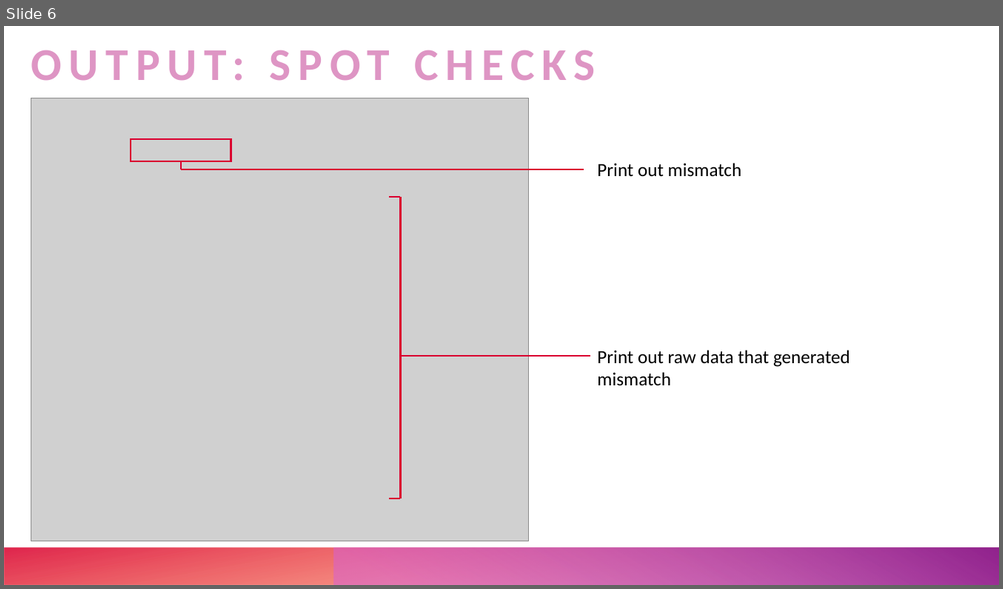
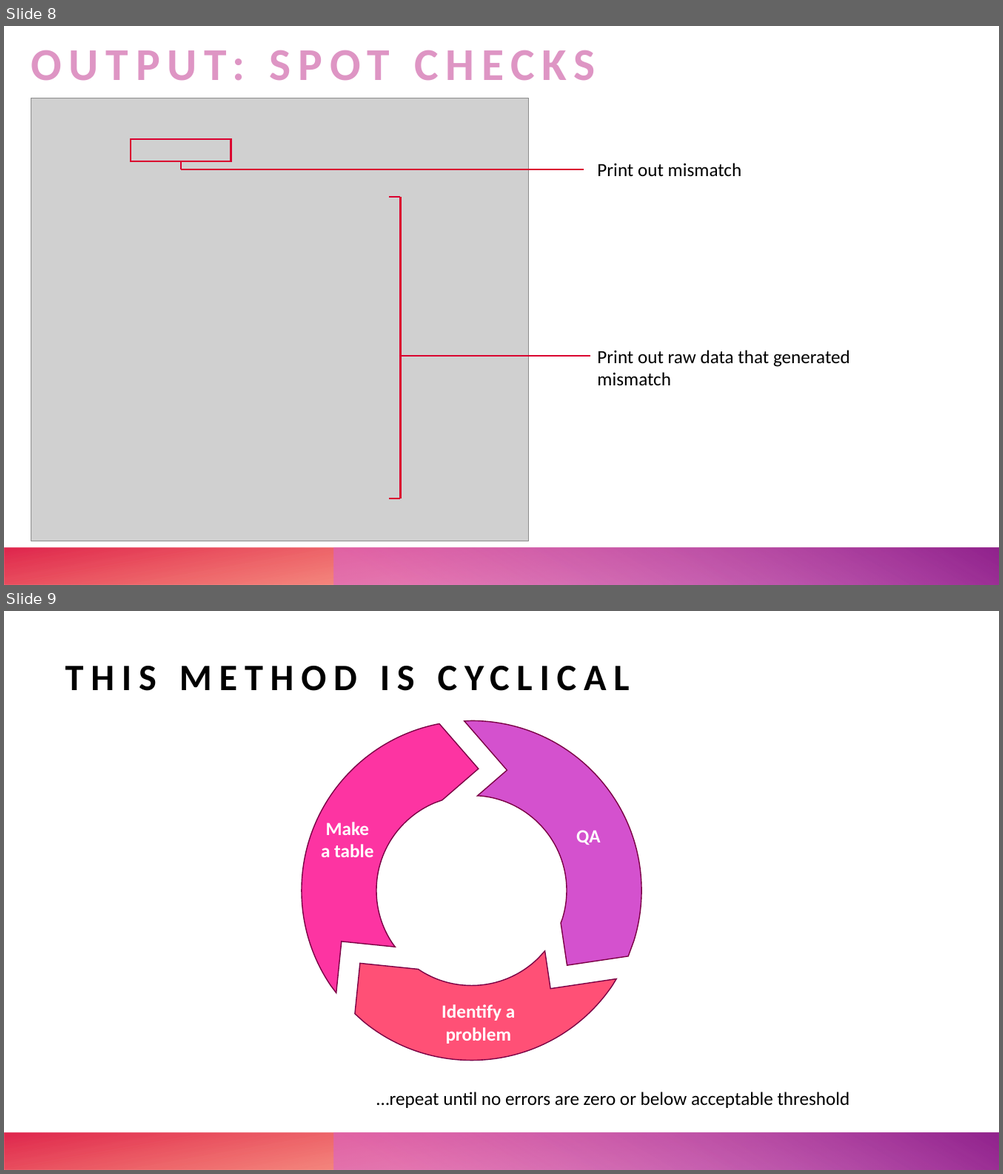
Before and after one commit to UTHealthCHCD-TACC/uthealth-dw, a slide deck: greenplum/datawarehouse/documentation/data-warehouse-QA-summary.pptx. Shown one above the other, each under a label of ours: slide 6 before the commit, slides 8 and 9 after it. The pictures are 1003x589 and 1003x1174 pixels, drawn with LibreOffice and Linux fonts; fonts in the diff are those of the drawing; grey boxes stand for pictures. Boxes give left, top, right and bottom in pixels: in the first picture for what was removed or moved away, otherwise in the second. Text is boxed around its words. In the diff, an @@ line names an element or a change of style, - is before the commit and + after.

```diff
--- a/greenplum/datawarehouse/documentation/data-warehouse-QA-summary.pptx
+++ b/greenplum/datawarehouse/documentation/data-warehouse-QA-summary.pptx
@@ slide 9 added at bbox=[4, 611, 999, 1170], background #FFFFFF; not listed: 2 template elements that a slide beside it also shows @@
@@ title added at bbox=[65, 666, 629, 691], 36 pt, text #000000, bold @@
+THIS METHOD IS CYCLICAL
@@ freeform shape added at bbox=[464, 721, 641, 965], fill #D351CE, outline #7B0144 1 pt @@
@@ freeform shape added at bbox=[301, 723, 478, 993], fill #FD34A2, outline #7B0144 1 pt @@
@@ text added at bbox=[321, 822, 373, 857], 18 pt, text #FFFFFF, bold @@
+Make a table
@@ text added at bbox=[576, 830, 600, 845], 18 pt, text #FFFFFF, bold @@
+QA
@@ freeform shape added at bbox=[355, 951, 617, 1061], fill #FF5076, outline #7B0144 1 pt @@
@@ text added at bbox=[441, 1005, 515, 1044], 18 pt, text #FFFFFF, bold @@
+Identify a problem
@@ text added at bbox=[376, 1092, 850, 1108], 18 pt, text #000000 @@
+…repeat until no errors are zero or below acceptable threshold
@@ what was slide 6 is now slide 8 @@
```
Also in this commit, not shown: 6 slides changed, 7 other slides added, 3 slides removed, 6 other files.
